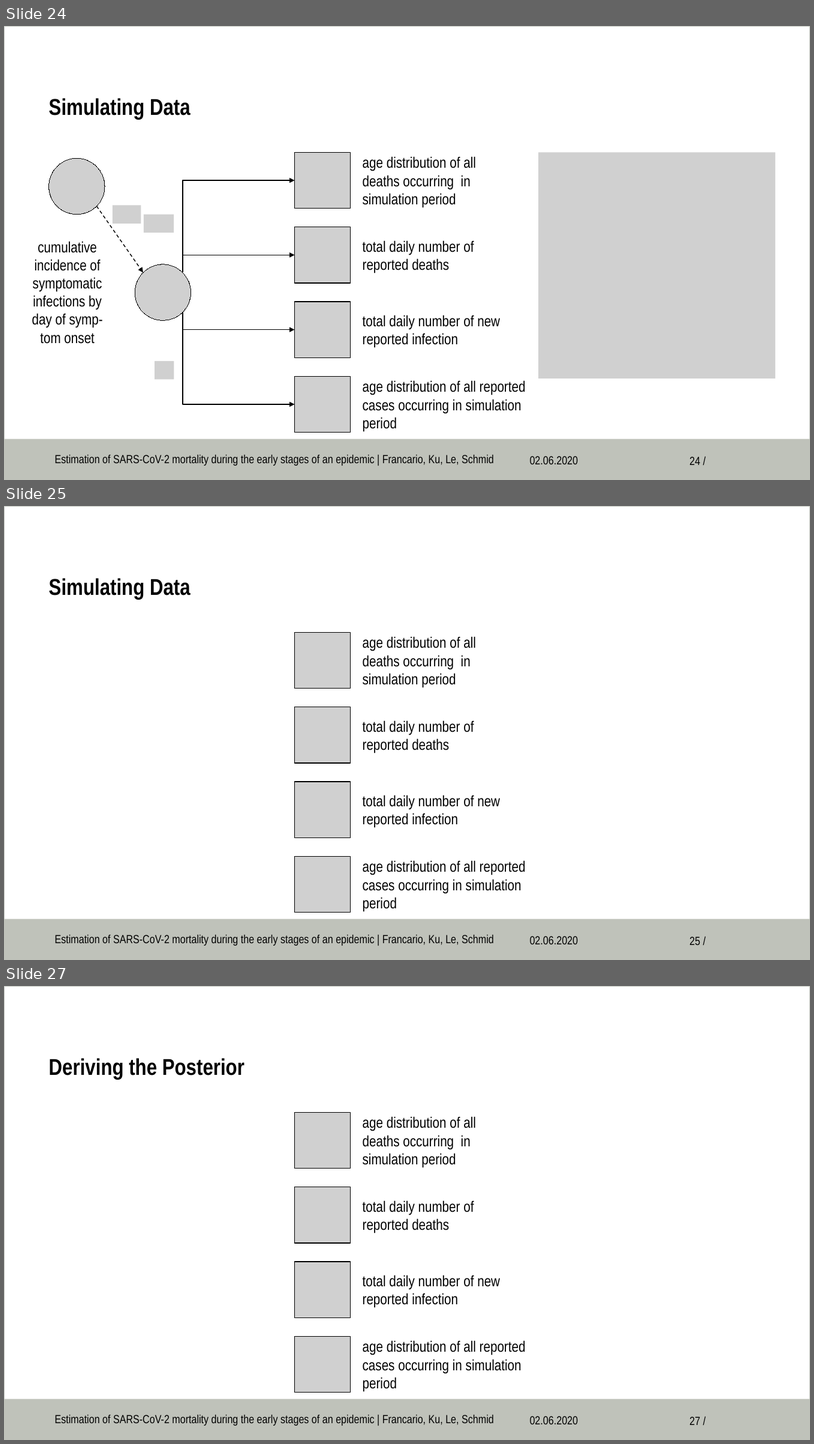
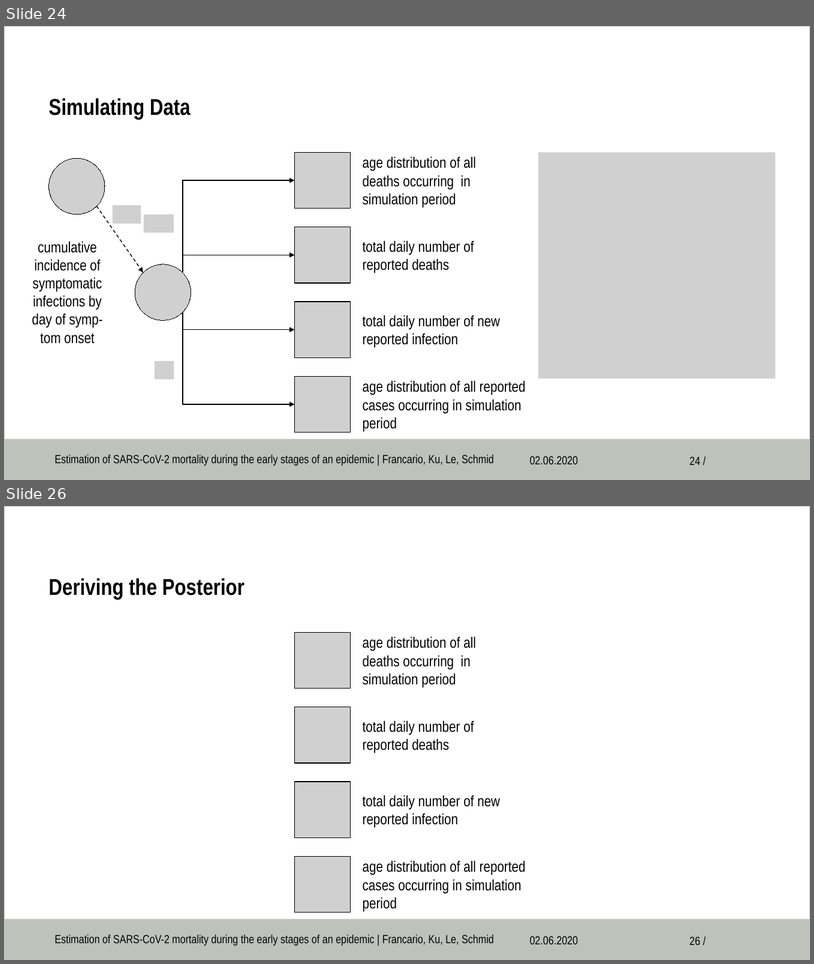
Before and after one commit to hsinyuku/Probablistic-modelling-, a slide deck: 2020-06-04_Presentation_V2.pptx. Shown one above the other, each under a label of ours: slides 24, 25 and 27 before the commit, slides 24 and 26 after it; the slides between them are not shown. The pictures are 814x1444 and 814x964 pixels, drawn with LibreOffice and Linux fonts; fonts in the diff are those of the drawing; grey boxes stand for pictures; background and template pictures are left out. Boxes give left, top, right and bottom in pixels: in the first picture for what was removed or moved away, otherwise in the second. Text is boxed around its words. In the diff, an @@ line names an element or a change of style, - is before the commit and + after.

```diff
--- a/2020-06-04_Presentation_V2.pptx
+++ b/2020-06-04_Presentation_V2.pptx
@@ slide 25 removed at (x1=4, y1=506, x2=810, y2=960), background #FFFFFF; not listed: 5 template elements that a slide beside it also shows @@
@@ title removed at (x1=49, y1=578, x2=191, y2=599) @@
-Simulating Data
@@ group removed at (x1=295, y1=633, x2=526, y2=913): 4 pictures, 4 texts @@
-age distribution of all deaths occurring in simulation period
-total daily number of reported deaths
-total daily number of new reported infection
-age distribution of all reported cases occurring in simulation period
@@ what was slide 27 is now slide 26 @@
@@ page number at (x1=690, y1=936, x2=701, y2=945): text changed @@
-27 /
+26 /
```
Also in this commit, not shown: 3 slides changed, 2 other files.
